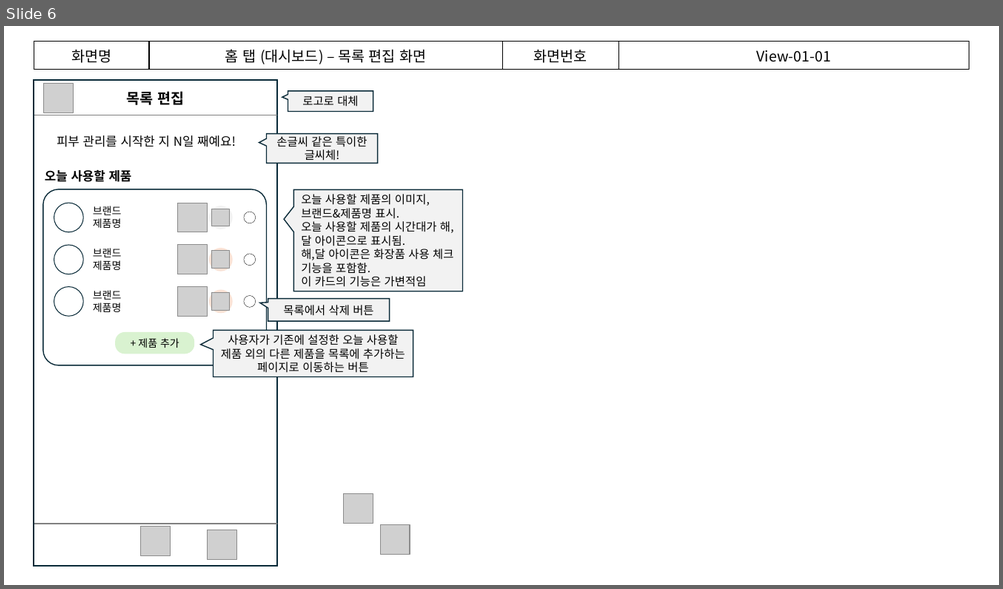
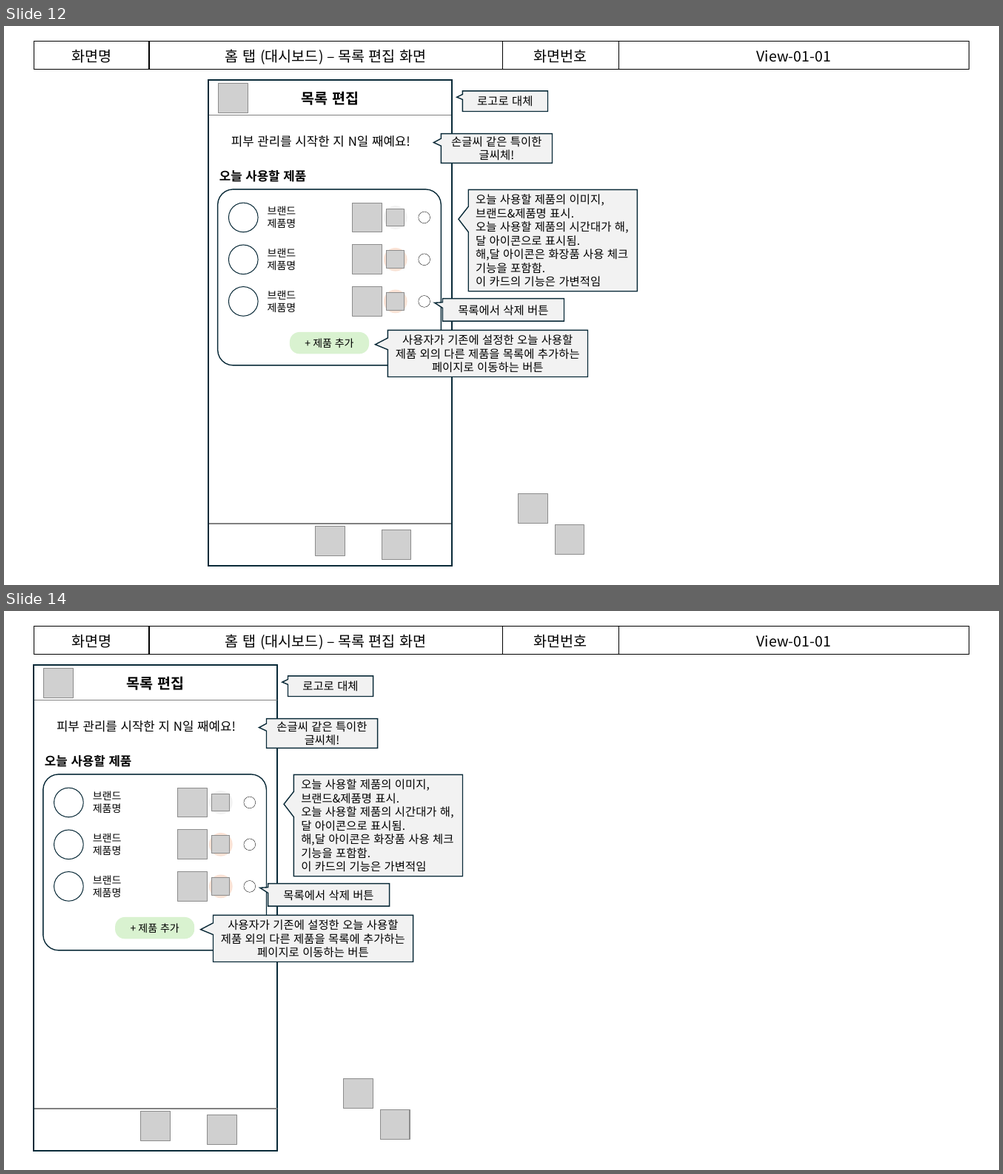
Before and after one commit to joo-hyejin/app_study, a slide deck: 기획서 - 프로토타입.pptx. Shown one above the other, each under a label of ours: slide 6 before the commit, slides 12 and 14 after it; the slides between them are not shown. The pictures are 1003x589 and 1003x1174 pixels, drawn with LibreOffice and Linux fonts; fonts in the diff are those of the drawing; grey boxes stand for pictures; background and template pictures are left out. Boxes give left, top, right and bottom in pixels: in the first picture for what was removed or moved away, otherwise in the second. Text is boxed around its words. In the diff, an @@ line names an element or a change of style, - is before the commit and + after.

```diff
--- a/기획서 - 프로토타입.pptx
+++ b/기획서 - 프로토타입.pptx
@@ slide 12 added at box(4, 26, 999, 585), background #FFFFFF @@
@@ table added at box(34, 41, 969, 68), 1 rows, 4 columns @@
+화면명 | 홈 탭 (대시보드) – 목록 편집 화면 | 화면번호 | View-01-01
@@ rectangle added at box(208, 80, 452, 566), outline #092A39 1.5 pt @@
@@ picture added at box(218, 84, 247, 113) @@
@@ text added at box(301, 91, 358, 105), 14 pt, text #000000, bold @@
+목록 편집
@@ speech box added at box(462, 91, 547, 111), fill #F2F2F2, outline #092A39 1 pt, 11 pt, text #000000 @@
+로고로 대체
@@ line added from (208, 115) to (452, 115), #808080 0.25 pt @@
@@ text added at box(231, 136, 410, 147), 12 pt, text #000000 @@
+피부 관리를 시작한 지 N일 째예요!
@@ speech box added at box(441, 134, 552, 164), fill #F2F2F2, outline #092A39 1 pt, 11 pt, text #000000 @@
+손글씨 같은 특이한 글씨체!
@@ text added at box(219, 170, 306, 182), 12 pt, text #000000, bold @@
+오늘 사용할 제품
@@ rounded rectangle added at box(217, 190, 441, 366), outline #092A39 1 pt @@
@@ speech box added at box(468, 190, 637, 292), fill #F2F2F2, outline #092A39 1 pt, 11 pt, text #000000 @@
+오늘 사용할 제품의 이미지, 브랜드&제품명 표시.
+오늘 사용할 제품의 시간대가 해,달 아이콘으로 표시됨.
+해,달 아이콘은 화장품 사용 체크 기능을 포함함.
+이 카드의 기능은 가변적임
@@ group added at box(228, 203, 430, 232): 3 ellipses, 2 pictures, 1 text @@
+브랜드
+제품명
@@ group added at box(228, 245, 430, 275): 3 ellipses, 2 pictures, 1 text @@
+브랜드
+제품명
@@ group added at box(228, 287, 430, 316): 3 ellipses, 2 pictures, 1 text @@
+브랜드
+제품명
@@ speech box added at box(443, 299, 564, 321), fill #F2F2F2, outline #092A39 1 pt, 11 pt, text #000000 @@
+목록에서 삭제 버튼
@@ rounded rectangle added at box(290, 332, 369, 355), fill #D9F2D0, 10 pt, text #000000 @@
++ 제품 추가
@@ speech box added at box(387, 330, 587, 378), fill #F2F2F2, outline #092A39 1 pt, 11 pt, text #000000 @@
+사용자가 기존에 설정한 오늘 사용할 제품 외의 다른 제품을 목록에 추가하는 페이지로 이동하는 버튼
@@ picture added at box(518, 494, 547, 524) @@
@@ line added from (208, 524) to (452, 524), #808080 1.5 pt @@
@@ picture added at box(315, 527, 344, 556) @@
@@ picture added at box(381, 531, 410, 560) @@
@@ picture added at box(555, 526, 583, 555) @@
@@ what was slide 6 is now slide 14 @@
```
Also in this commit, not shown: 2 slides changed, 7 other slides added, 1 other file.
